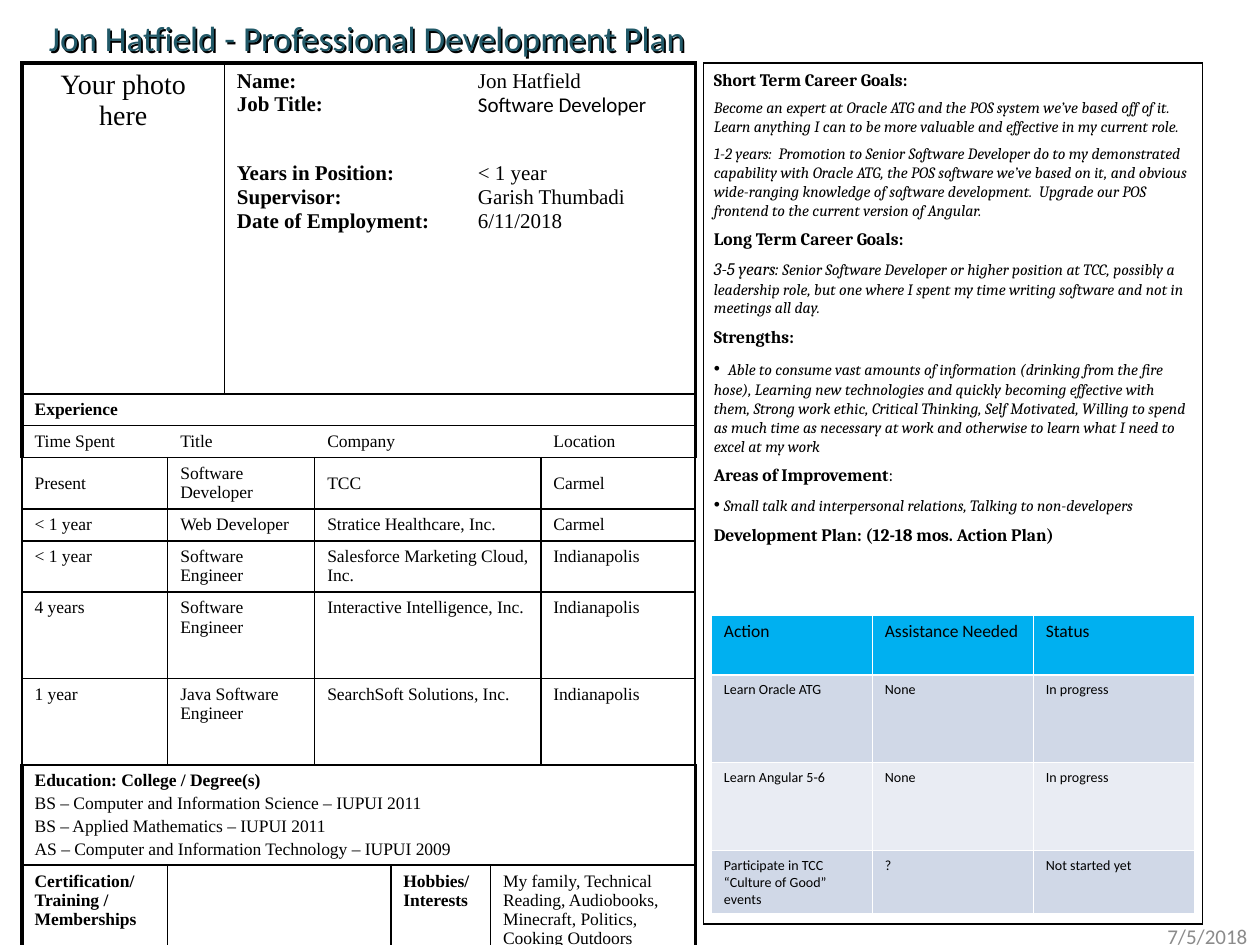
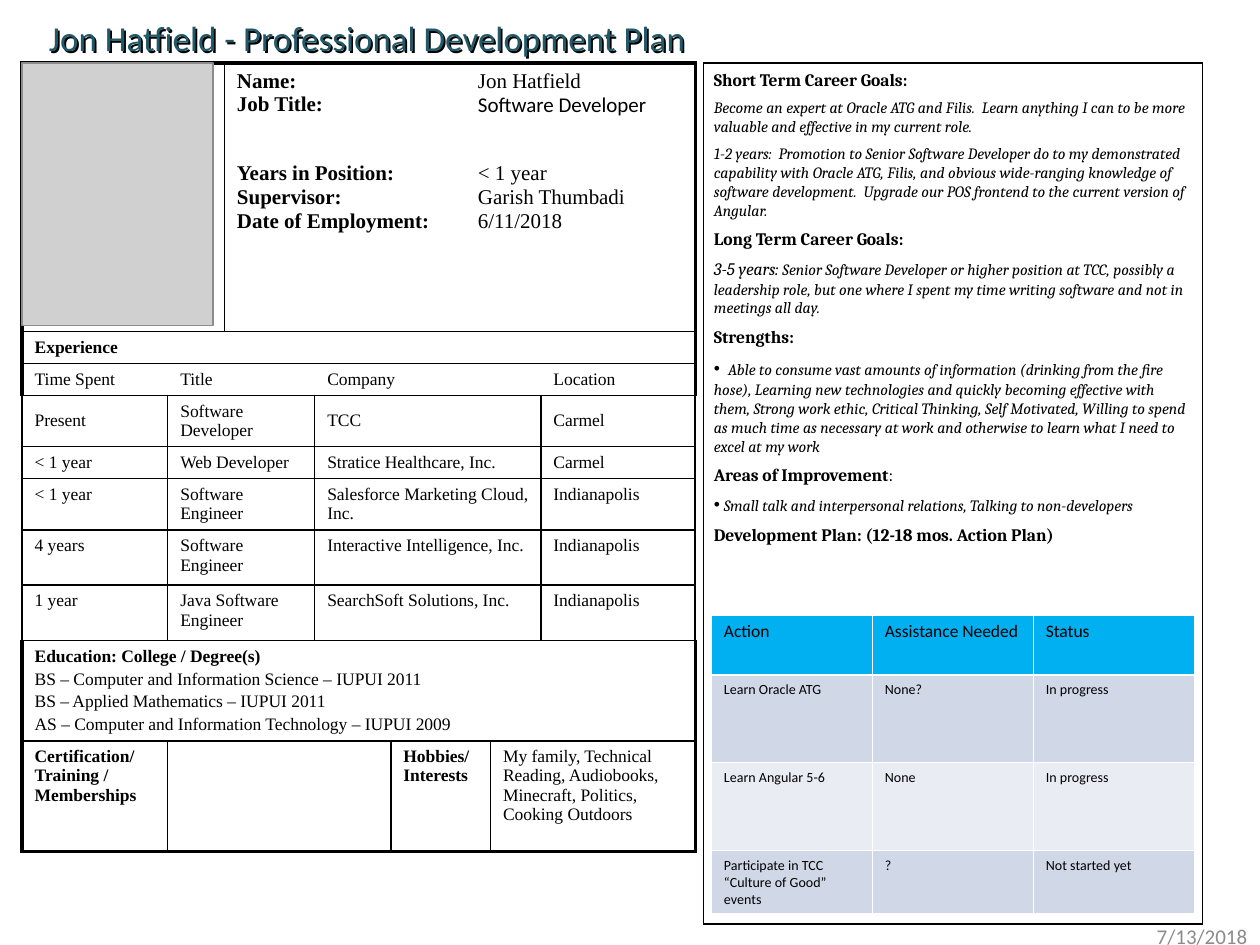
Before and after one commit to jh-tccrocks/pdp, a slide deck: slide 1 of 2018 PDP Jon Hatfield.pptx. Drawn at 1260x945 pixels with LibreOffice and Linux fonts; fonts in the diff are those of the drawing; grey boxes stand for pictures. Boxes give left, top, right and bottom in pixels: in the first picture for what was removed or moved away, otherwise in the second. Text is boxed around its words. In the diff, an @@ line names an element or a change of style, - is before the commit and + after.

Commit message:
Completed pdp for 2018
On branch master
Your branch is up to date with 'origin/master'.

Changes to be committed:
      modified:   2018 PDP Jon Hatfield.pptx

```diff
--- a/2018 PDP Jon Hatfield.pptx
+++ b/2018 PDP Jon Hatfield.pptx
@@ table at bbox=[23, 63, 697, 869] @@
-row 1, column 1: Your photo here
+row 1, column 1: 
@@ picture added at bbox=[23, 63, 213, 325] @@
@@ text at bbox=[714, 102, 1185, 220]: text changed @@
-Become an expert at Oracle ATG and the POS system we’ve based off of it. Learn anything I can to be more valuable and effective in my current role.
-1-2 years: Promotion to Senior Software Developer do to my demonstrated capability with Oracle ATG, the POS software we’ve based on it, and obvious wide-ranging knowledge of software development. Upgrade our POS frontend to the current version of Angular.
+Become an expert at Oracle ATG and Filis. Learn anything I can to be more valuable and effective in my current role.
+1-2 years: Promotion to Senior Software Developer do to my demonstrated capability with Oracle ATG, Filis, and obvious wide-ranging knowledge of software development. Upgrade our POS frontend to the current version of Angular.
@@ table at bbox=[712, 615, 1196, 914] @@
-row 2, column 2: None
+row 2, column 2: None?
@@ text at bbox=[1157, 929, 1248, 945]: text changed @@
-7/5/2018
+7/13/2018
```
